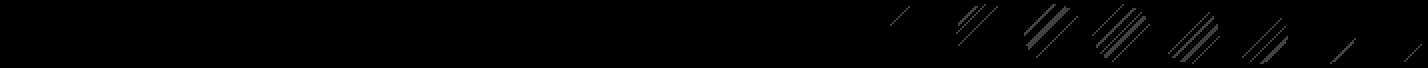
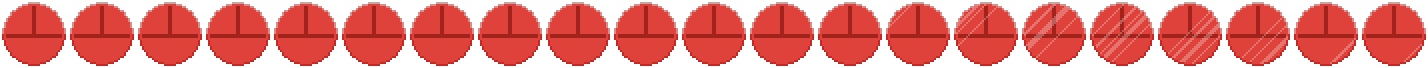
Two versions of the same layered image (1428px x 68px). Layer-by-layer changes:
added layer "tray copy 20" above "tray copy 19" over (1362, 2, 1426, 66)
added layer "tray copy 19" above "tray copy 18" over (1294, 2, 1358, 66)
added layer "tray copy 18" above "tray copy 17" over (1226, 2, 1290, 66)
added layer "tray copy 17" above "tray copy 16" over (1158, 2, 1222, 66)
added layer "tray copy 16" above "tray copy 15" over (1090, 2, 1154, 66)
added layer "tray copy 15" above "tray copy 14" over (1022, 2, 1086, 66)
added layer "tray copy 14" above "tray copy 13" over (954, 2, 1018, 66)
added layer "tray copy 13" above "tray copy 12" over (886, 2, 950, 66)
added layer "tray copy 12" above "tray copy 11" over (818, 2, 882, 66)
added layer "tray copy 11" above "tray copy 10" over (750, 2, 814, 66)
added layer "tray copy 10" above "tray copy 9" over (682, 2, 746, 66)
added layer "tray copy 9" above "tray copy 8" over (614, 2, 678, 66)
added layer "tray copy 8" above "tray copy 7" over (546, 2, 610, 66)
added layer "tray copy 7" above "tray copy 6" over (478, 2, 542, 66)
added layer "tray copy 6" above "tray copy 5" over (410, 2, 474, 66)
added layer "tray copy 5" above "tray copy 4" over (342, 2, 406, 66)
added layer "tray copy 4" above "tray copy 3" over (274, 2, 338, 66)
added layer "tray copy 3" above "tray copy 2" over (206, 2, 270, 66)
added layer "tray copy 2" above "tray copy" over (138, 2, 202, 66)
added layer "tray copy" above "tray" over (70, 2, 134, 66)
added layer "tray" above "Layer 1" over (2, 2, 66, 66)
showed "Layer 1" over (2, 2, 1426, 66)
hid "Color Fill 1" over (0, 0, 1428, 68)
